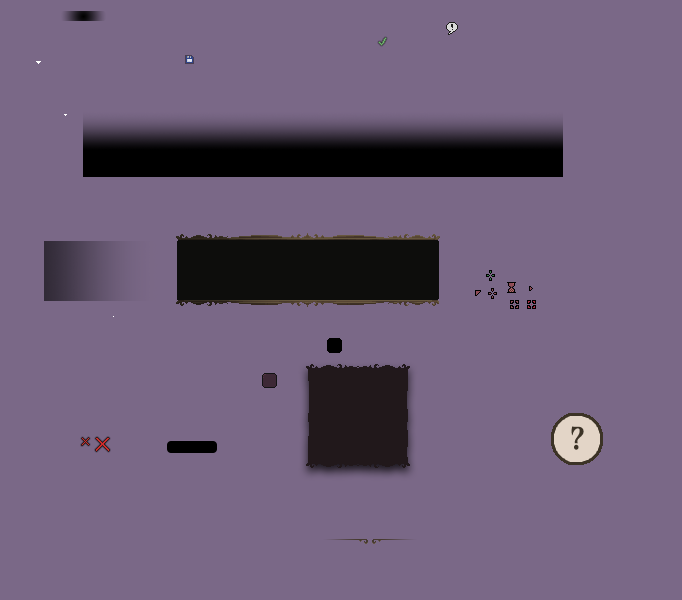
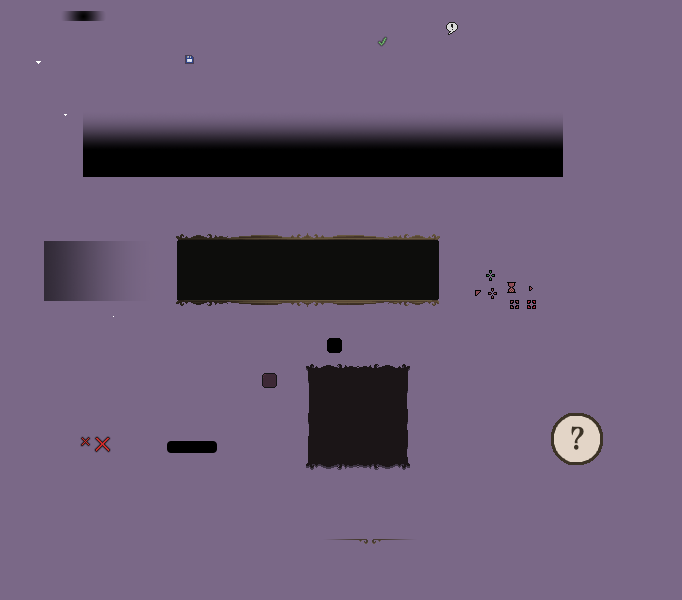
Comparing the layer stacks of the two 682 × 600 images. Changes:
painted on "Top" over (306, 364, 410, 370)
painted on "Rectangle 2" over (308, 370, 408, 462)
painted on "Bottom" over (306, 462, 410, 468)
